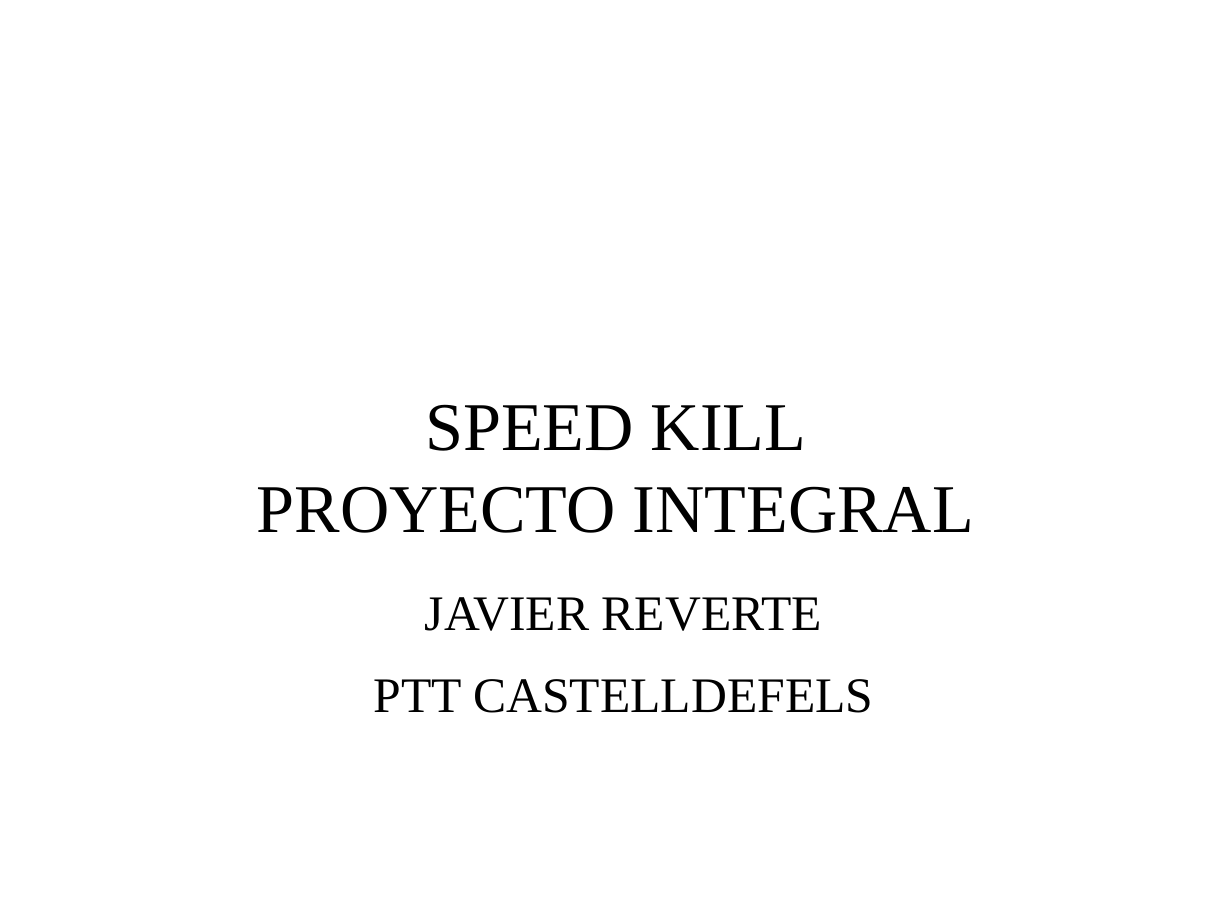
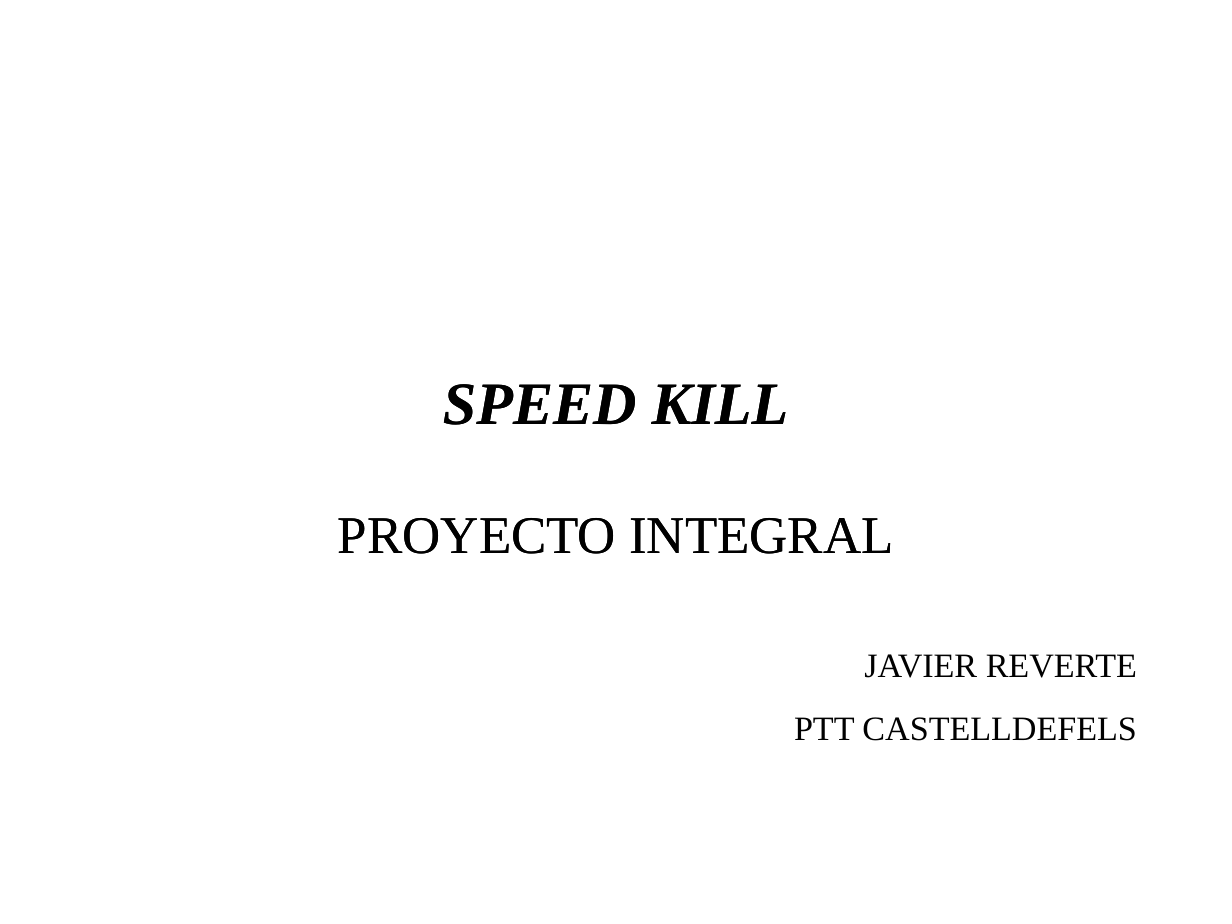
Before and after one commit to reverte04/PROYECTO-VIDEOJUEGO, a slide deck: slide 1 of PROYECTO REVERTE.odp. Drawn at 1232x924 pixels with LibreOffice and Linux fonts; fonts in the diff are those of the drawing; background and template pictures are left out. Boxes give left, top, right and bottom in pixels: in the first picture for what was removed or moved away, otherwise in the second. Text is boxed around its words. In the diff, an @@ line names an element or a change of style, - is before the commit and + after.

```diff
--- a/PROYECTO REVERTE.odp
+++ b/PROYECTO REVERTE.odp
@@ title "SPEED KILL PROYECTO INTEGRAL" at (338, 384, 893, 554): size 44 to 38.8 pt, bold on, italic on in "SPEED KILL"; size 44 to 34.1 pt in "PROYECTO INTEGRAL" @@
@@ text "JAVIER REVERTE" at (794, 654, 1137, 741): size 32 to 22 pt; alignment centre to right @@
```
Also in this commit, not shown: 6 other slides changed.
